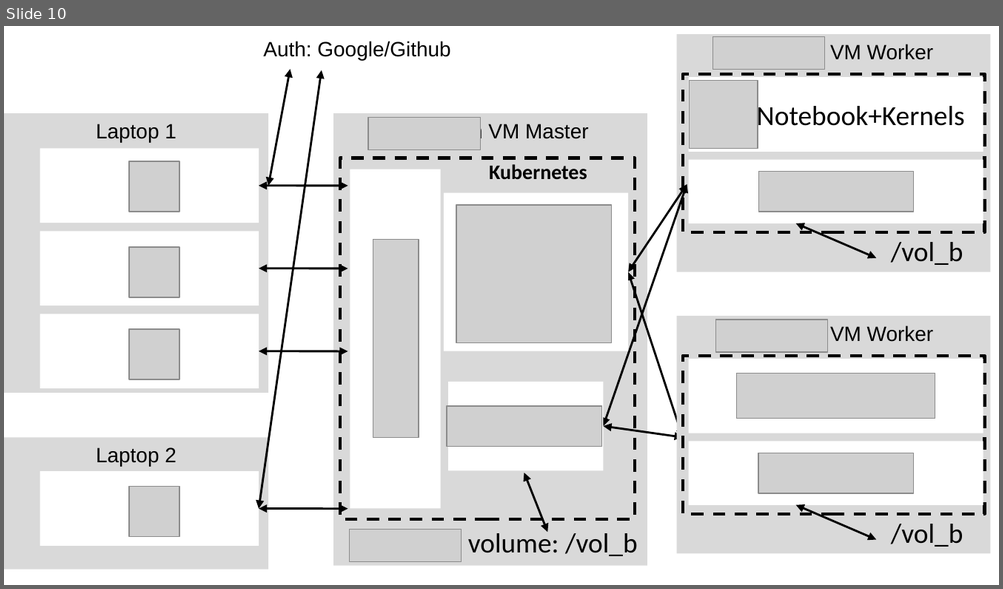
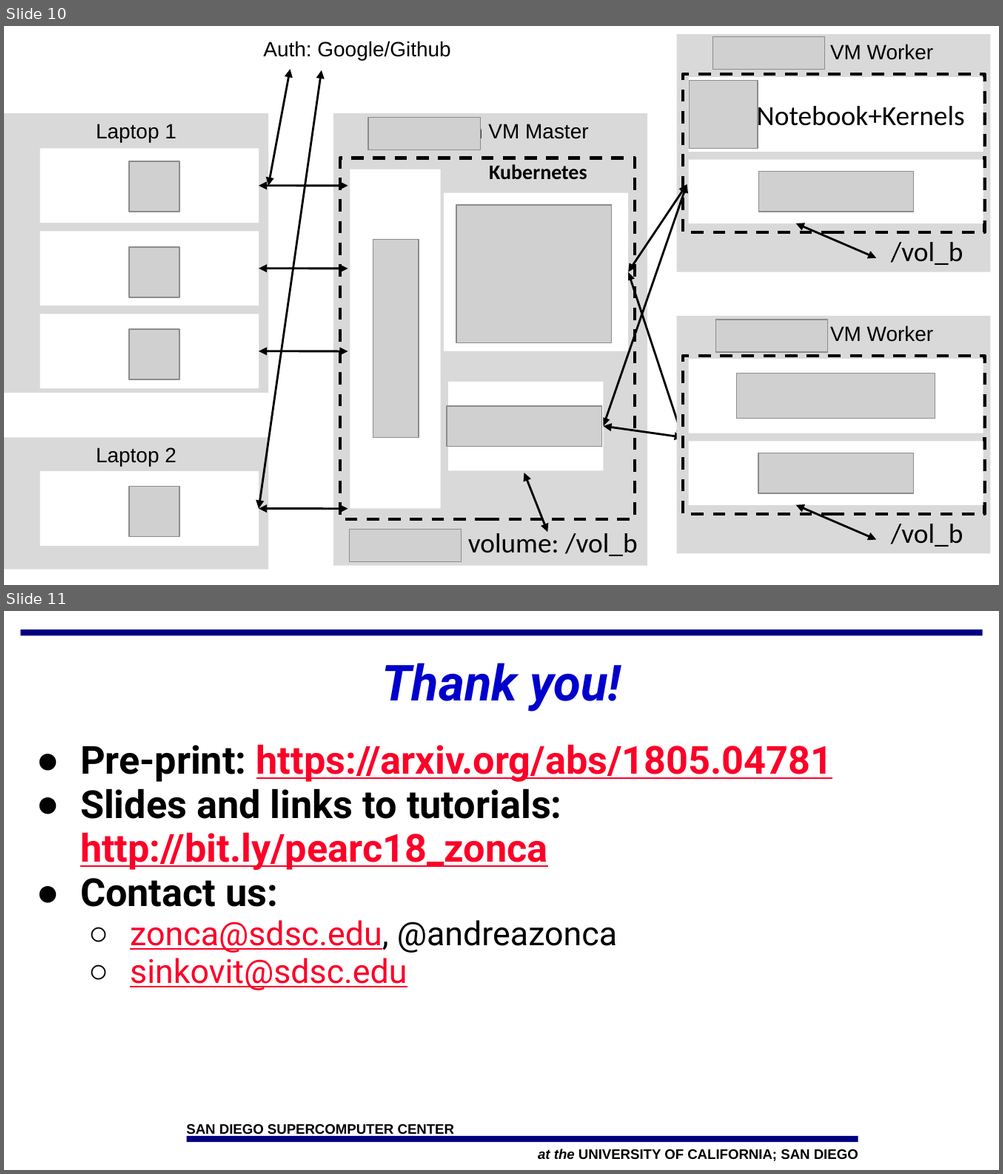
Before and after one commit to zonca/zonca.github.io-source, a slide deck: content/docs/pearc18_slides_zonca_sinkovits.pptx. Shown one above the other, each under a label of ours: slide 10 before the commit, slides 10 and 11 after it. The pictures are 1003x589 and 1003x1174 pixels, drawn with LibreOffice and Linux fonts; fonts in the diff are those of the drawing; grey boxes stand for pictures; background and template pictures are left out. Boxes give left, top, right and bottom in pixels: in the first picture for what was removed or moved away, otherwise in the second. Text is boxed around its words. In the diff, an @@ line names an element or a change of style, - is before the commit and + after.

```diff
--- a/content/docs/pearc18_slides_zonca_sinkovits.pptx
+++ b/content/docs/pearc18_slides_zonca_sinkovits.pptx
@@ slide 11 added at [4,611,999,1170], background #FFFFFF @@
@@ rectangle added at [21,630,982,636], fill #000080 @@
@@ title added at [381,663,620,712], 36 pt, text #0000CC, bold, italic @@
+Thank you!
@@ text added at [80,744,833,991], 28 pt, text #FC0128, bold, underline @@
+● Pre-print: https://arxiv.org/abs/1805.04781
+● Slides and links to tutorials: http://bit.ly/pearc18_zonca
+● Contact us:
+  ○ zonca@sdsc.edu, @andreazonca
+  ○ sinkovit@sdsc.edu
@@ text added at [186,1124,455,1138], 10 pt, text #000000, bold @@
+SAN DIEGO SUPERCOMPUTER CENTER
@@ rectangle added at [187,1136,858,1142], fill #000080 @@
@@ text added at [538,1149,858,1162], 10 pt, text #000000, bold @@
+at the UNIVERSITY OF CALIFORNIA; SAN DIEGO
```
Also in this commit, not shown: 1 slide changed, 1 other file.
